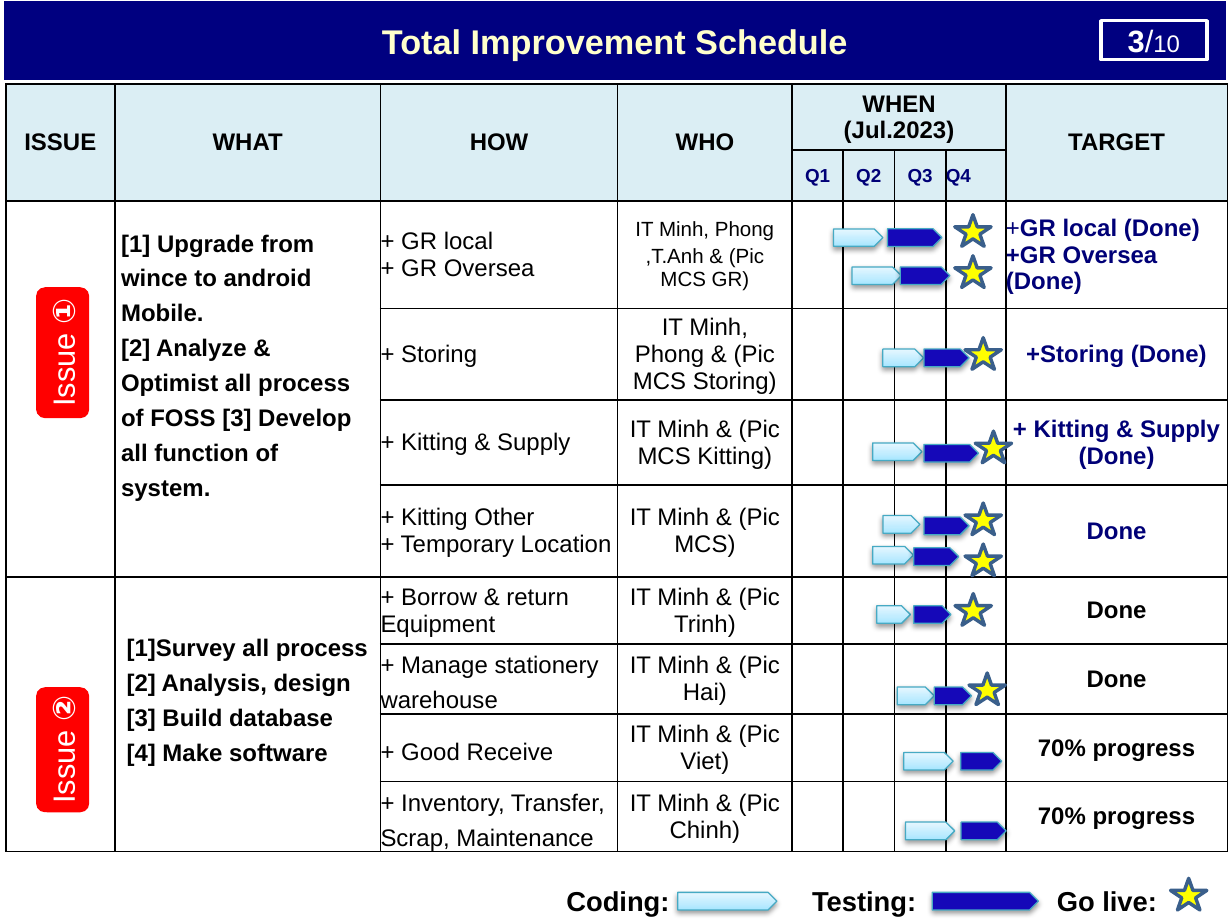
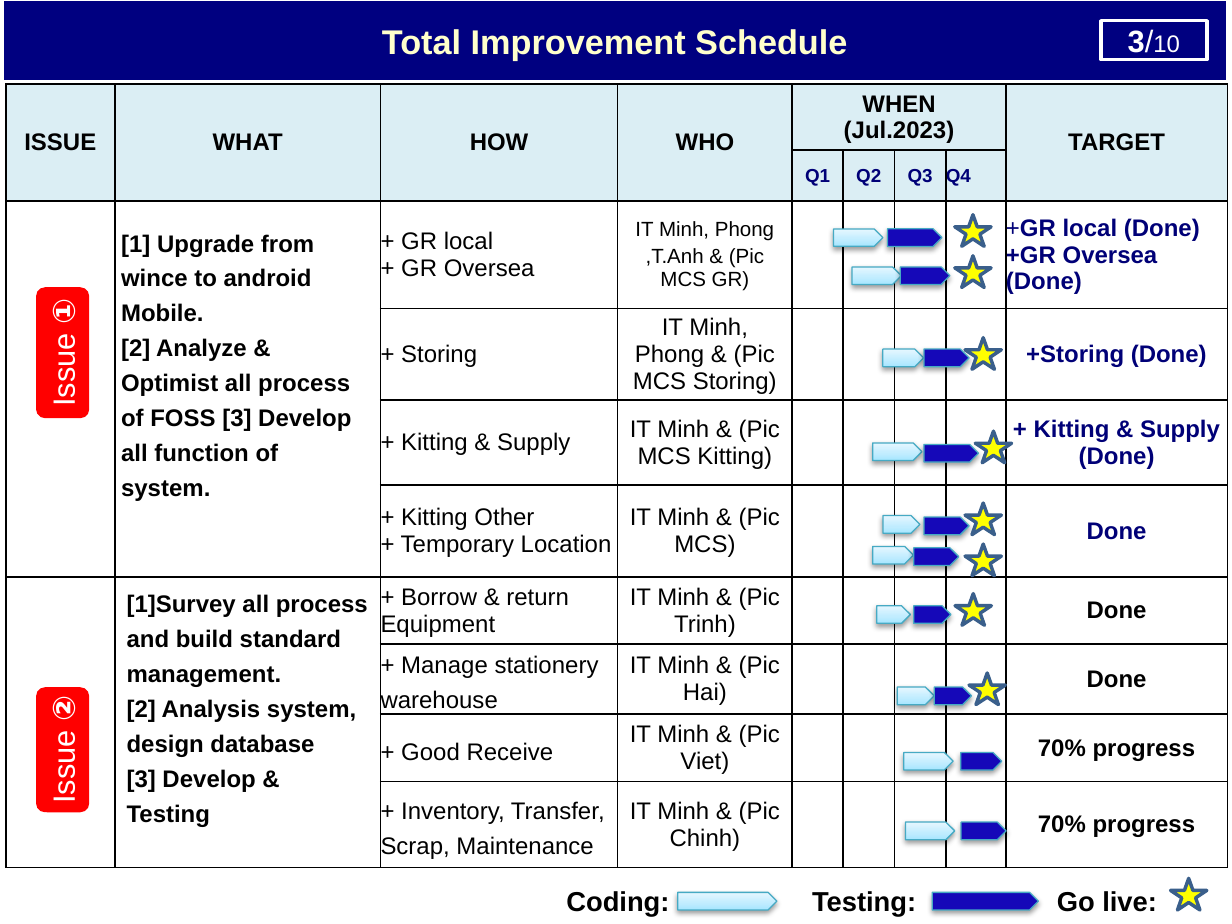
Before and after one commit to thietbicongnghevietnam/ReportPSNV, a slide deck: slide 4 of Report_test.pptx. Drawn at 1232x924 pixels with LibreOffice and Linux fonts; fonts in the diff are those of the drawing. Boxes give left, top, right and bottom in pixels: in the first picture for what was removed or moved away, otherwise in the second. Text is boxed around its words. In the diff, an @@ line names an element or a change of style, - is before the commit and + after.

```diff
--- a/Report_test.pptx
+++ b/Report_test.pptx
@@ table at (6,84,1231,872) @@
-row 7, column 2: [1]Survey all process / [2] Analysis, design / [3] Build database / [4] Make software
+row 7, column 2: [1]Survey all process and build standard management. / [2] Analysis system, design database / [3] Develop & Testing
```
Also in this commit, not shown: 5 other slides changed.
